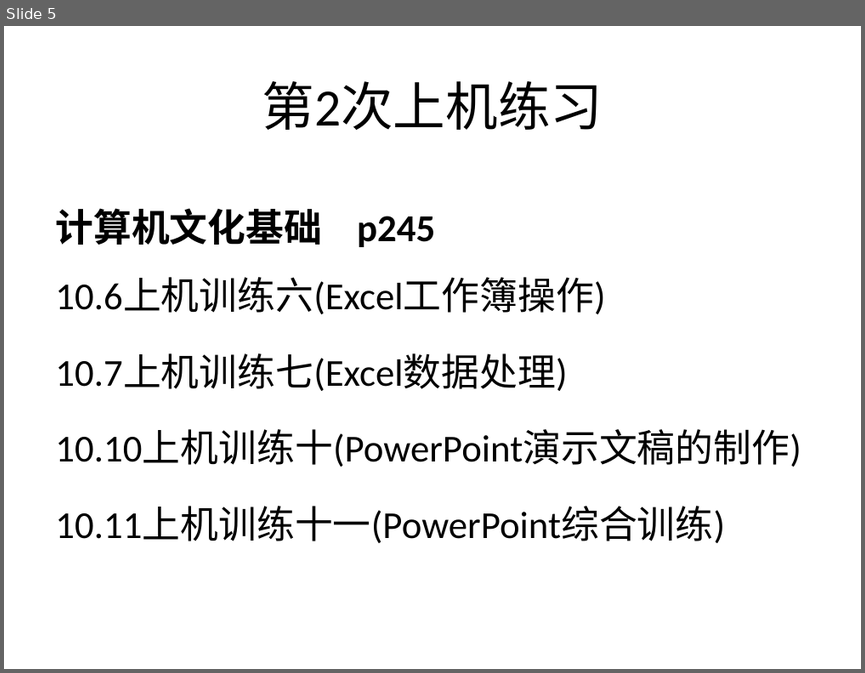
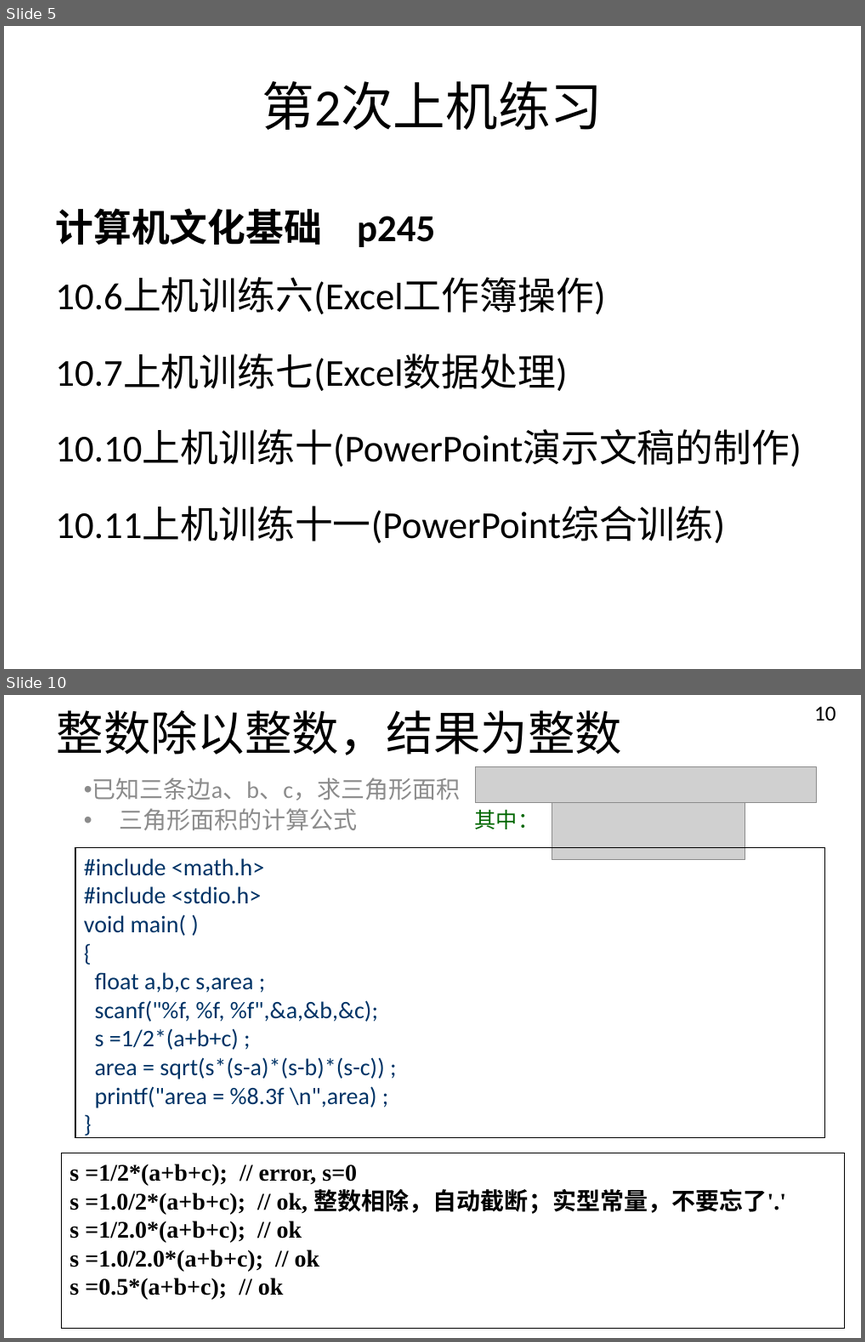
Before and after one commit to jtrfid/C-Repositories, a slide deck: 2016/上机安排.pptx. Shown one above the other, each under a label of ours: slide 5 before the commit, slides 5 and 10 after it; the slides between them are not shown. The pictures are 865x673 and 865x1342 pixels, drawn with LibreOffice and Linux fonts; fonts in the diff are those of the drawing; grey boxes stand for pictures. Boxes give left, top, right and bottom in pixels: in the first picture for what was removed or moved away, otherwise in the second. Text is boxed around its words. In the diff, an @@ line names an element or a change of style, - is before the commit and + after.

```diff
--- a/2016/上机安排.pptx
+++ b/2016/上机安排.pptx
@@ slide 10 added at box(4, 695, 861, 1338), background #FFFFFF @@
@@ title added at box(57, 710, 622, 755), 39.6 pt, text #000000 @@
+整数除以整数，结果为整数
@@ page number added at box(814, 706, 836, 721), 18 pt, text #000000 @@
+10
@@ picture added at box(475, 767, 817, 803) @@
@@ text added at box(92, 777, 460, 830), 20 pt, text #8C8C8C @@
+已知三条边a、b、c，求三角形面积
+三角形面积的计算公式
@@ text added at box(475, 809, 540, 829), 18 pt, text #006600 @@
+其中：
@@ picture added at box(551, 803, 744, 860) @@
@@ rectangle added at box(75, 847, 825, 1138), outline #000000 0.75 pt, 20 pt, text #003366 @@
+#include <math.h>
+#include <stdio.h>
+void main( )
+{
+float a,b,c s,area ;
+scanf("%f, %f, %f",&a,&b,&c);
+s =1/2*(a+b+c) ;
+area = sqrt(s*(s-a)*(s-b)*(s-c)) ;
+printf("area = %8.3f \n",area) ;
+}
@@ rectangle added at box(62, 1152, 844, 1327), outline #000000 0.75 pt, 20 pt, text #000000, bold @@
+s =1/2*(a+b+c); // error, s=0
+s =1.0/2*(a+b+c); // ok, 整数相除，自动截断；实型常量，不要忘了'.'
+s =1/2.0*(a+b+c); // ok
+s =1.0/2.0*(a+b+c); // ok
+s =0.5*(a+b+c); // ok
```
Also in this commit, not shown: 1 slide changed, 4 other slides added.
